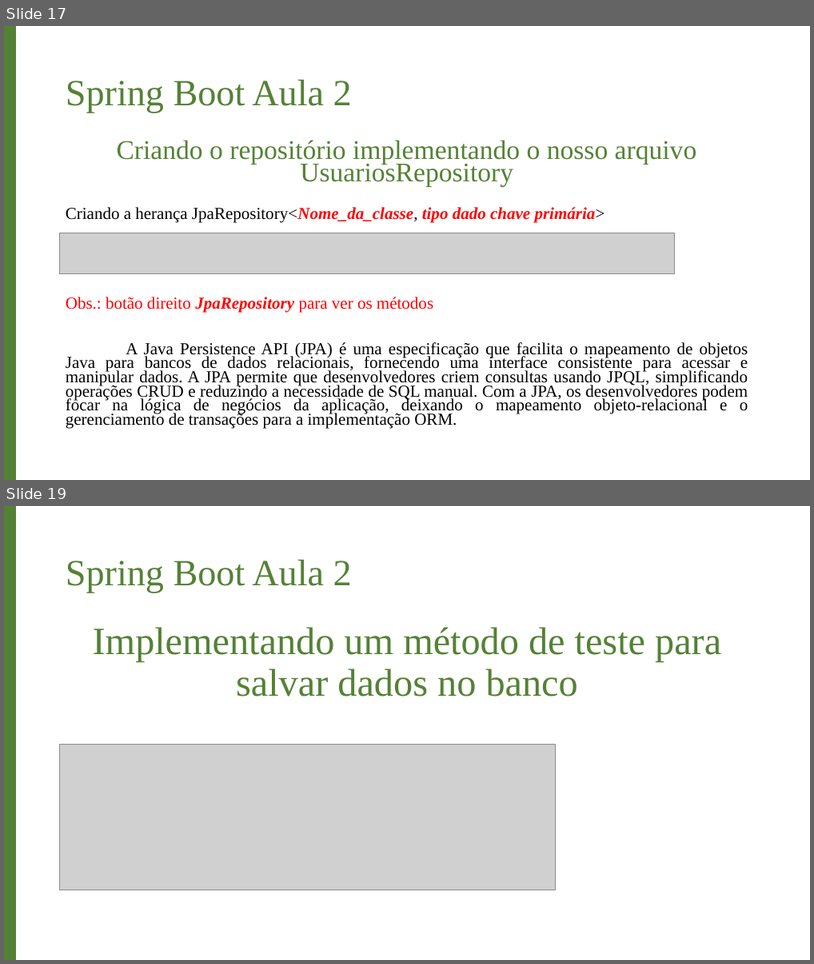
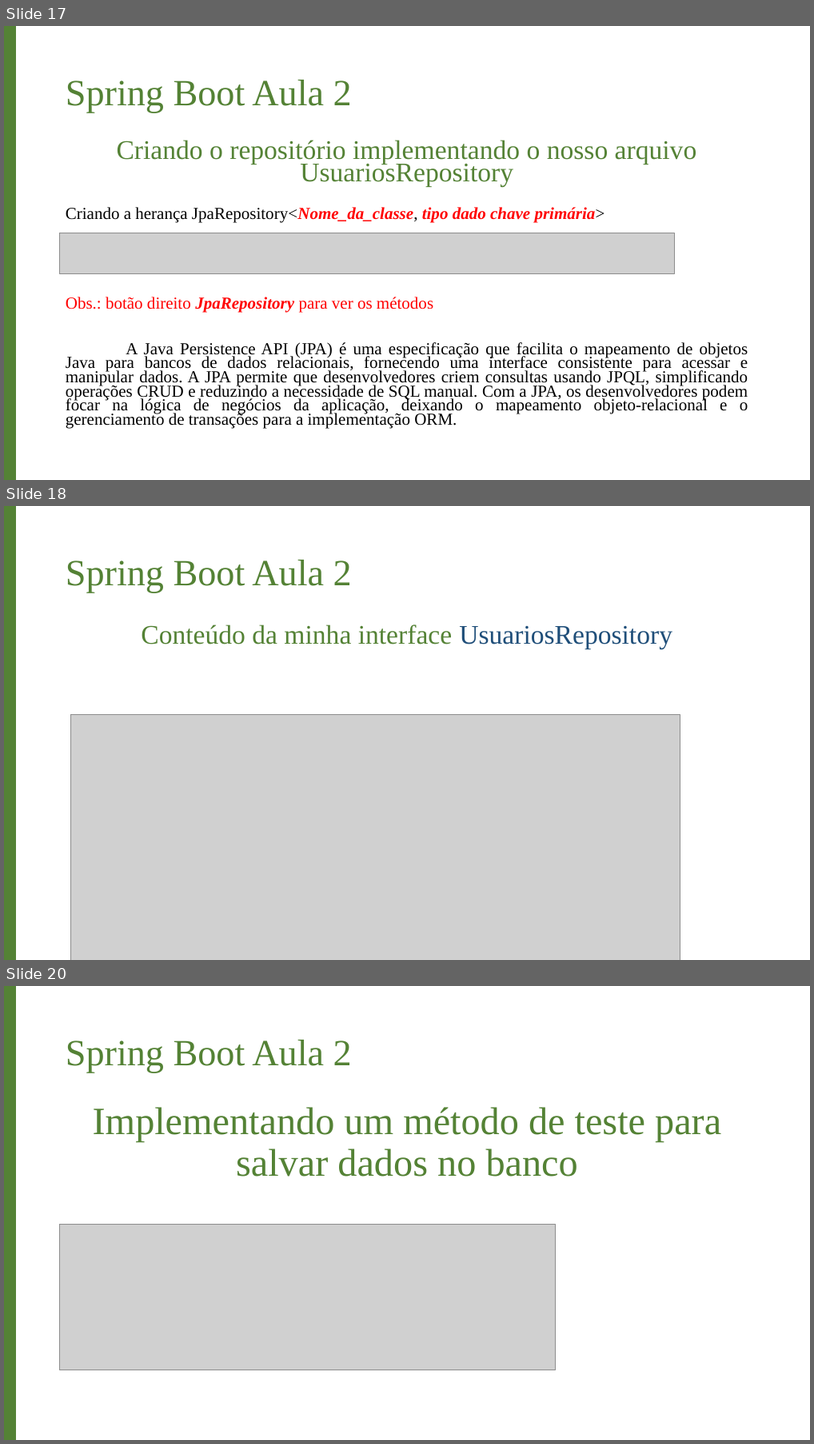
Before and after one commit to alisson10000/springboot, a slide deck: Spring boot/aula 2.pptx. Shown one above the other, each under a label of ours: slides 17 and 19 before the commit, slides 17, 18 and 20 after it; the slides between them are not shown. The pictures are 814x964 and 814x1444 pixels, drawn with LibreOffice and Linux fonts; fonts in the diff are those of the drawing; grey boxes stand for pictures; background and template pictures are left out. Boxes give left, top, right and bottom in pixels: in the first picture for what was removed or moved away, otherwise in the second. Text is boxed around its words. In the diff, an @@ line names an element or a change of style, - is before the commit and + after.

```diff
--- a/Spring boot/aula 2.pptx
+++ b/Spring boot/aula 2.pptx
@@ slide 18 added at [4,506,810,960], background #FFFFFF; not listed: 1 template element that a slide beside it also shows @@
@@ title added at [66,560,352,593], 44 pt, text #548235 @@
+Spring Boot Aula 2
@@ text added at [141,624,673,649], 32 pt, text #548235 @@
+Conteúdo da minha interface UsuariosRepository
@@ picture added at [70,715,680,960] @@
@@ what was slide 19 is now slide 20 @@
```
Also in this commit, not shown: 2 slides changed.
